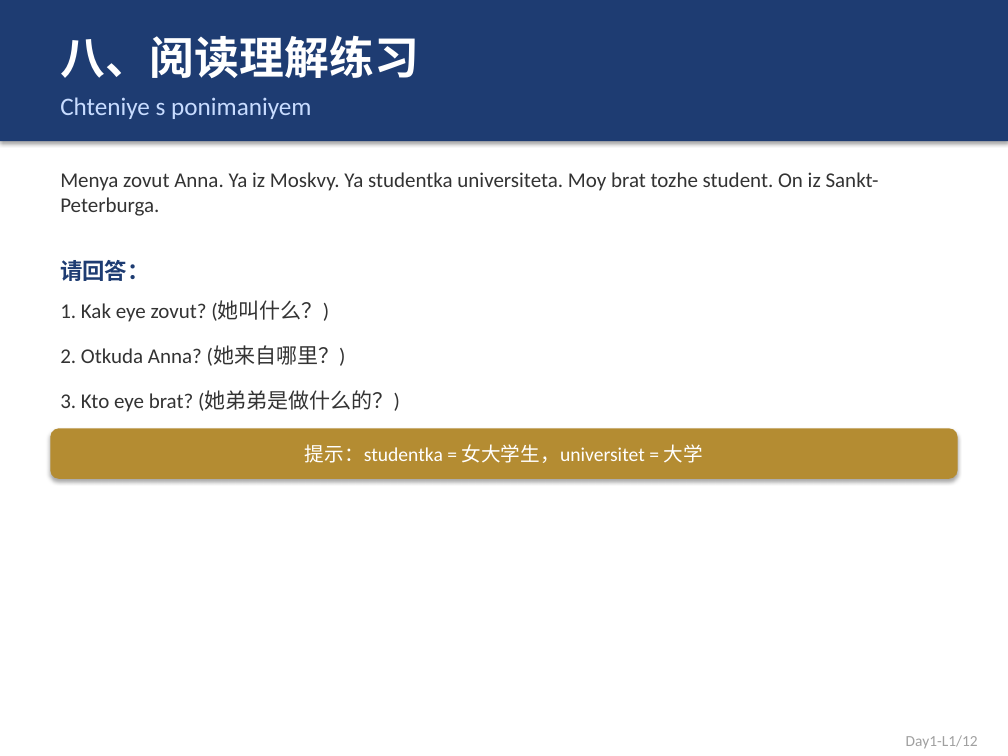
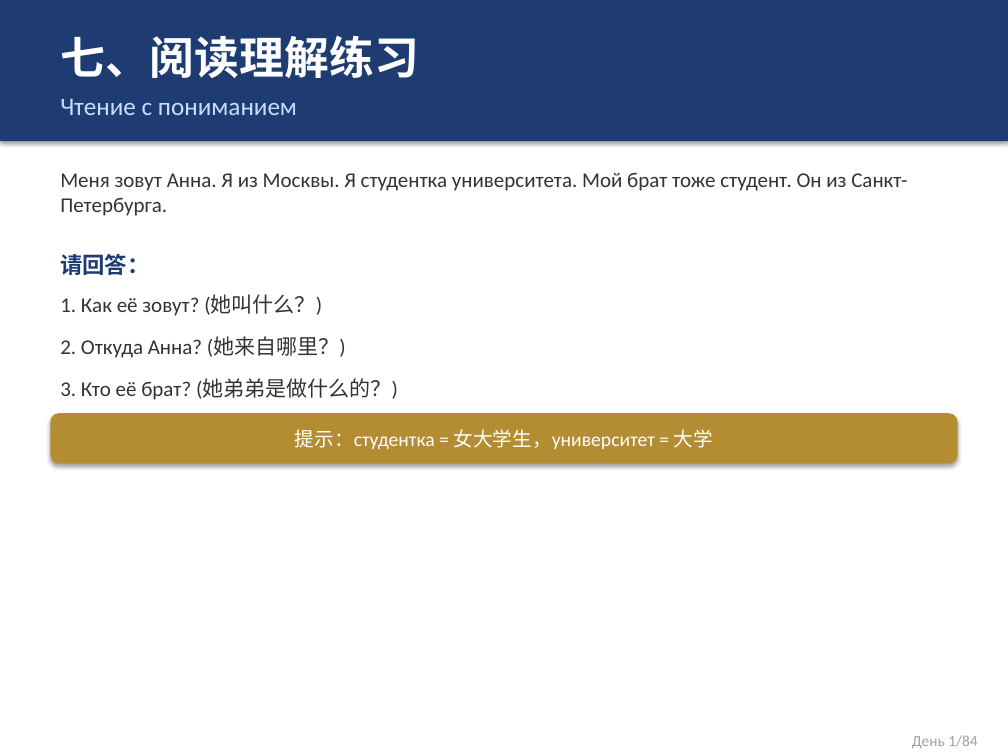
Before and after one commit to leon-lee-sys/openclaw-backup, a slide deck: slide 8 of courses/俄语课件/俄语_Day1_L1.pptx (slide 9 before the commit). Drawn at 1008x756 pixels with LibreOffice and Linux fonts; fonts in the diff are those of the drawing. Boxes give left, top, right and bottom in pixels: in the first picture for what was removed or moved away, otherwise in the second. Text is boxed around its words. In the diff, an @@ line names an element or a change of style, - is before the commit and + after.

```diff
--- a/courses/俄语课件/俄语_Day1_L1.pptx
+++ b/courses/俄语课件/俄语_Day1_L1.pptx
@@ text at <box>60,35,419,78</box>: text changed @@
-八、阅读理解练习
+七、阅读理解练习
@@ text at <box>60,99,297,115</box>: text changed @@
-Chteniye s ponimaniyem
+Чтение с пониманием
@@ text at <box>60,173,907,216</box>: text changed @@
-Menya zovut Anna. Ya iz Moskvy. Ya studentka universiteta. Moy brat tozhe student. On iz Sankt-Peterburga.
+Меня зовут Анна. Я из Москвы. Я студентка университета. Мой брат тоже студент. Он из Санкт-Петербурга.
@@ text "请回答：": place and size @@
-text "请回答：" at <box>60,260,149,281</box>
+text "请回答：" at <box>60,254,149,275</box>
@@ text at <box>60,294,322,316</box>: text changed @@
-1. Kak eye zovut? (她叫什么？)
+1. Как её зовут? (她叫什么？)
@@ text at <box>60,337,346,358</box>: text changed @@
-2. Otkuda Anna? (她来自哪里？)
+2. Откуда Анна? (她来自哪里？)
@@ text at <box>60,379,398,400</box>: text changed @@
-3. Kto eye brat? (她弟弟是做什么的？)
+3. Кто её брат? (她弟弟是做什么的？)
@@ rounded rectangle "提示：студентка = 女大学生，университет = 大学": place and size @@
-rounded rectangle "提示：студентка = 女大学生，университет = 大学" at <box>50,428,958,479</box>
+rounded rectangle "提示：студентка = 女大学生，университет = 大学" at <box>50,413,958,464</box>
@@ text in rounded rectangle at <box>295,429,713,450</box>: text changed @@
-提示：studentka = 女大学生，universitet = 大学
+提示：студентка = 女大学生，университет = 大学
@@ text at <box>912,735,977,748</box>: text changed @@
-Day1-L1/12
+День 1/84
```
Also in this commit, not shown: 9 other slides changed, 2 slides removed, 10 other files.
